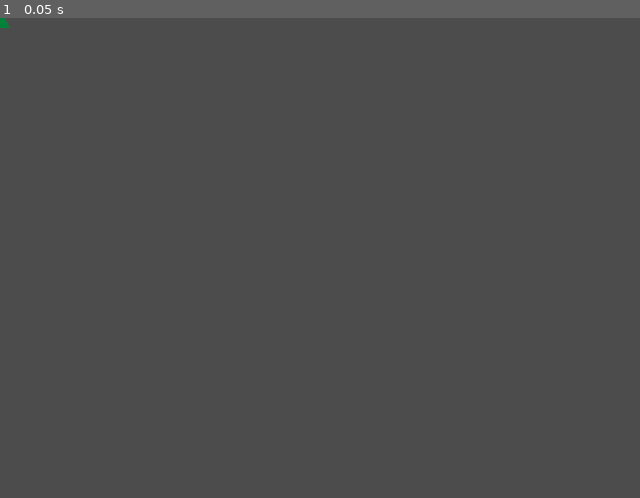
Above: before the commit, frame 1.
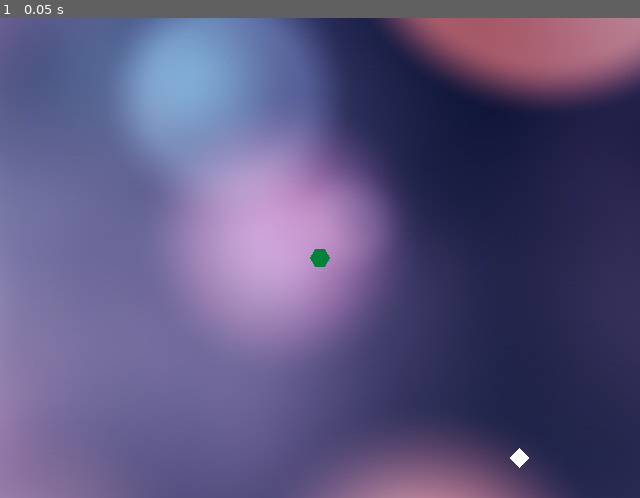
Above: after the commit, the same moment.

Repository: rikkiprince/ggj19-yyc-home
Game: Godot game, scene res://MainScene.tscn
Same seed, same stepped clock (60 frames per second), same inputs: the game is played once before the commit and once after it. Before the commit the project starts from res://Player/Player.tscn.
Inputs:
- Up to frame 1 (0.05 s): no input

The runs differ from the first frame. In frame 1, 98% of the frame differs, in the area x 0-100%, y 0-100%.
Error before the commit: Parse Error: Error parsing expression, misplaced: if (res://Player/Player.gd:11)

Commit message:
Player is now a hexagon, added camera and background for effect and added power up.

Diff:
--- /dev/null
+++ b/godot-project/MainScene.tscn
@@ -0,0 +1,19 @@
+[gd_scene load_steps=4 format=2]
+
+[ext_resource path="res://blurred-blurry-bokeh-220118.jpg" type="Texture" id=1]
+[ext_resource path="res://Player/Player.tscn" type="PackedScene" id=2]
+[ext_resource path="res://PowerUp/PowerUp.tscn" type="PackedScene" id=3]
+
+[node name="MainScene" type="Node"]
+
+[node name="blurred-blurry-bokeh-220118" type="Sprite" parent="." index="0"]
+
+texture = ExtResource( 1 )
+_sections_unfolded = [ "Transform", "Z Index" ]
+
+[node name="Player" parent="." index="1" instance=ExtResource( 2 )]
+
+[node name="PowerUp" parent="." index="2" instance=ExtResource( 3 )]
+
+position = Vector2( 200, 200 )
+_sections_unfolded = [ "Transform" ]
--- a/godot-project/Player/Player.gd
+++ b/godot-project/Player/Player.gd
@@ -1,24 +1,19 @@
 extends Node2D
 
 const MOTION_SPEED = 8000
+#var JOYPAD_SENSITIVITY = 5
+const JOYPAD_DEADZONE = 0.30
 
-func _ready():
-	pass
+#func _ready():
+#	pass
 
 func _physics_process(delta):
-	var motion = Vector2()
-	if Input.get_joy_axis(0,
-	if Input.is_action_pressed("ui_up"):
-		motion += Vector2(0, -1)
-	if Input.is_action_pressed("ui_down"):
-		motion += Vector2(0, 1)
-	if Input.is_action_pressed("ui_left"):
-		motion += Vector2(-1, 0)
-	if Input.is_action_pressed("ui_right"):
-		motion += Vector2(1, 0)
-	if Input.is_action_pressed("ui_accept"):
-		print("button A")
-	if Input.is_action_pressed("ui_cancel"):
-		print("button B")
-	motion = motion.normalized() * MOTION_SPEED * delta
-	get_node("KinematicBody2D").move_and_slide(motion)
+	var joypad_vec = Vector2(0, 0)
+
+	joypad_vec = Vector2(Input.get_joy_axis(0, 0), Input.get_joy_axis(0, 1))
+
+	if joypad_vec.length() < JOYPAD_DEADZONE:
+		joypad_vec = Vector2(0, 0)
+	else:
+		joypad_vec = joypad_vec.normalized() * ((joypad_vec.length() - JOYPAD_DEADZONE) / (1 - JOYPAD_DEADZONE))
+	get_node("KinematicBody2D").move_and_slide(joypad_vec*delta*MOTION_SPEED)
--- a/godot-project/Player/Player.tscn
+++ b/godot-project/Player/Player.tscn
@@ -1,6 +1,20 @@
-[gd_scene load_steps=2 format=2]
+[gd_scene load_steps=4 format=2]
 
 [ext_resource path="res://Player/Player.gd" type="Script" id=1]
+
+[sub_resource type="GDScript" id=1]
+
+script/source = "extends Polygon2D
+
+func _ready():
+
+	pass
+"
+
+[sub_resource type="CircleShape2D" id=2]
+
+custom_solver_bias = 0.0
+radius = 9.0
 
 [node name="Player" type="Node2D" index="0"]
 
@@ -14,9 +28,9 @@
 collision/safe_margin = 0.08
 _sections_unfolded = [ "Collision", "Pickable", "collision" ]
 
-[node name="Polygon" type="Polygon2D" parent="KinematicBody2D" index="0"]
+[node name="Polygon2D" type="Polygon2D" parent="KinematicBody2D" index="0"]
 
-polygon = PoolVector2Array( -10, 10, 10, 10, 0, -10 )
+polygon = PoolVector2Array( -10, 0, -5, -8.75, 5, -8.75, 10, 0, 5, 8.75, -5, 8.75 )
 uv = PoolVector2Array(  )
 color = Color( 0, 0.515625, 0.225586, 1 )
 vertex_colors = PoolColorArray(  )
@@ -28,8 +42,33 @@
 texture_rotation_degrees = 0.0
 invert_enable = false
 invert_border = 100.0
+script = SubResource( 1 )
 
-[node name="CollisionPolygon2D" type="CollisionPolygon2D" parent="KinematicBody2D" index="1"]
+[node name="Camera2D" type="Camera2D" parent="KinematicBody2D" index="1"]
 
-build_mode = 0
-polygon = PoolVector2Array( -10, 10, 10, 10, 0, -10 )
+anchor_mode = 1
+rotating = false
+current = true
+zoom = Vector2( 1, 1 )
+limit_left = -10000000
+limit_top = -10000000
+limit_right = 10000000
+limit_bottom = 10000000
+limit_smoothed = false
+drag_margin_h_enabled = true
+drag_margin_v_enabled = true
+smoothing_enabled = false
+smoothing_speed = 5.0
+offset_v = 0.0
+offset_h = 0.0
+drag_margin_left = 0.2
+drag_margin_top = 0.2
+drag_margin_right = 0.2
+drag_margin_bottom = 0.2
+editor_draw_screen = true
+editor_draw_limits = false
+editor_draw_drag_margin = false
+
+[node name="CollisionShape2D" type="CollisionShape2D" parent="KinematicBody2D" index="2"]
+
+shape = SubResource( 2 )
--- /dev/null
+++ b/godot-project/PowerUp/PowerUp.tscn
@@ -0,0 +1,37 @@
+[gd_scene load_steps=2 format=2]
+
+[sub_resource type="CircleShape2D" id=1]
+
+custom_solver_bias = 0.0
+radius = 7.5
+
+[node name="PowerUp" type="Node2D"]
+
+[node name="Polygon2D" type="Polygon2D" parent="." index="0"]
+
+polygon = PoolVector2Array( 0, 10, -10, 0, 0, -10, 10, 0 )
+uv = PoolVector2Array(  )
+color = Color( 1, 1, 1, 1 )
+vertex_colors = PoolColorArray(  )
+offset = Vector2( 0, 0 )
+antialiased = false
+texture = null
+texture_offset = Vector2( 0, 0 )
+texture_scale = Vector2( 1, 1 )
+texture_rotation_degrees = 0.0
+invert_enable = false
+invert_border = 100.0
+
+[node name="StaticBody2D" type="StaticBody2D" parent="." index="1"]
+
+input_pickable = false
+collision_layer = 1
+collision_mask = 1
+constant_linear_velocity = Vector2( 0, 0 )
+constant_angular_velocity = 0.0
+friction = 1.0
+bounce = 0.0
+
+[node name="CollisionShape2D" type="CollisionShape2D" parent="StaticBody2D" index="0"]
+
+shape = SubResource( 1 )
--- a/godot-project/project.godot
+++ b/godot-project/project.godot
@@ -11,8 +11,8 @@
 [application]
 
 config/name="GGJ19-Home"
-run/main_scene="res://Player/Player.tscn"
-config/icon="res://icon.png"
+run/main_scene="res://MainScene.tscn"
+config/icon="res://newicon.png"
 
 [display]
 
Binary file added: godot-project/blurred-blurry-bokeh-220118.jpg
Not shown, added: godot-project/blurred-blurry-bokeh-220118.jpg.import
Binary file added: godot-project/newicon.png
Not shown, added: godot-project/newicon.png.import
